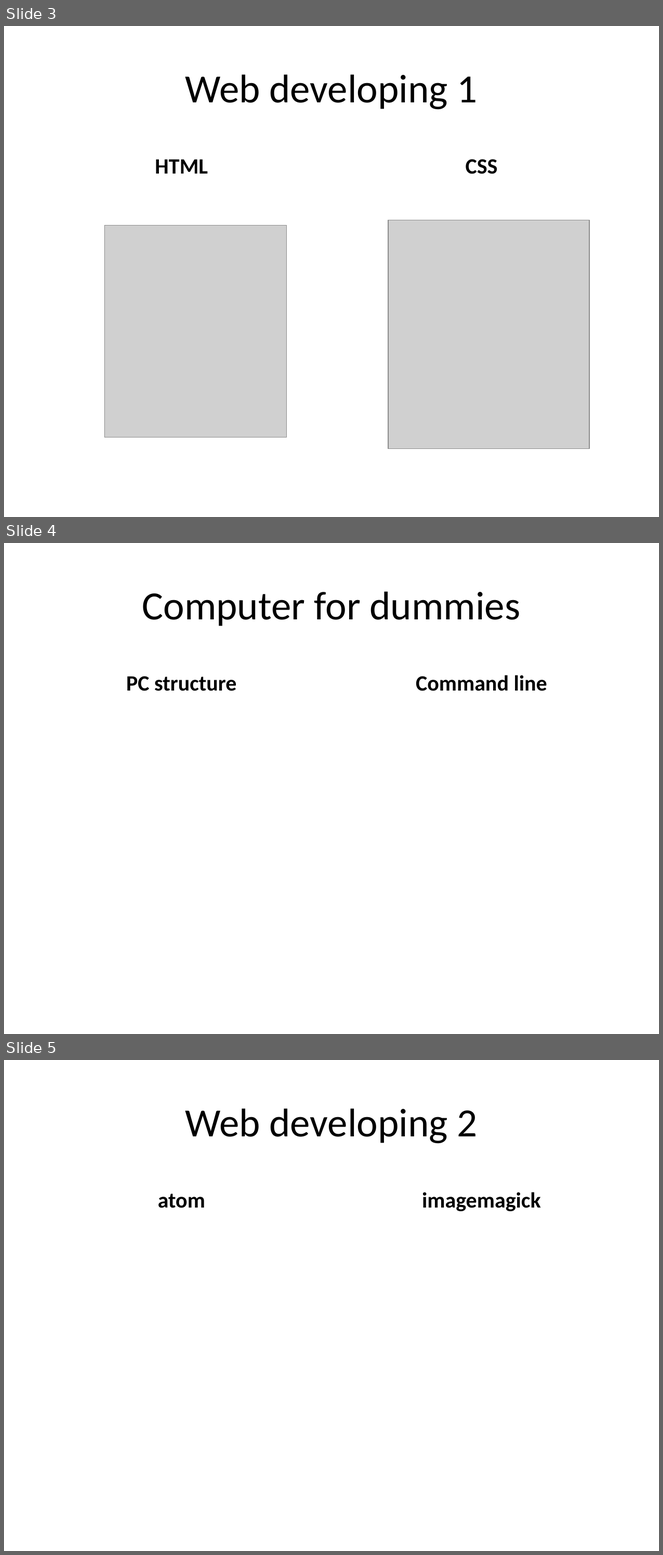
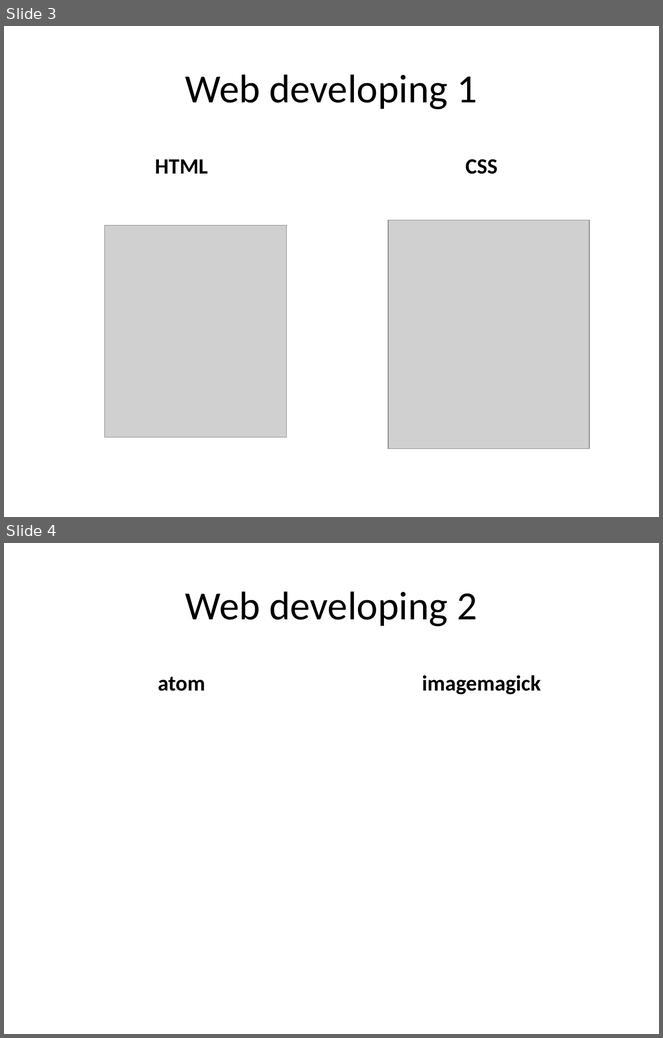
Before and after one commit to greenfox-zerda-sparta/wekkew, a slide deck: 01week/demo/1week.pptx. Shown one above the other, each under a label of ours: slides 3, 4 and 5 before the commit, slides 3 and 4 after it. The pictures are 663x1555 and 663x1038 pixels, drawn with LibreOffice and Linux fonts; fonts in the diff are those of the drawing; grey boxes stand for pictures. Boxes give left, top, right and bottom in pixels: in the first picture for what was removed or moved away, otherwise in the second. Text is boxed around its words. In the diff, an @@ line names an element or a change of style, - is before the commit and + after.

Commit message:
demo upgraded

```diff
--- a/01week/demo/1week.pptx
+++ b/01week/demo/1week.pptx
@@ slide 4 removed at <box>4,543,659,1034</box>, background #FFFFFF @@
@@ title removed at <box>142,591,521,626</box> @@
-Computer for dummies
@@ text removed at <box>126,676,236,691</box> @@
-PC structure
@@ text removed at <box>416,675,547,691</box> @@
-Command line
@@ what was slide 5 is now slide 4 @@
```
